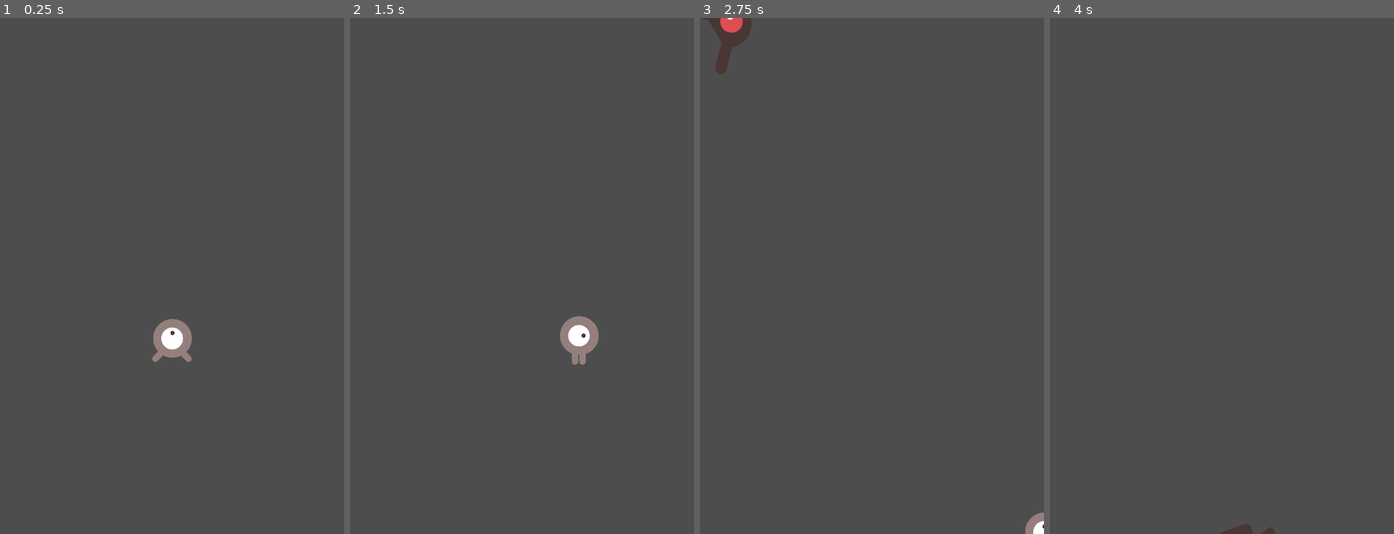
Above: before the commit, frames 1-4 (left to right).
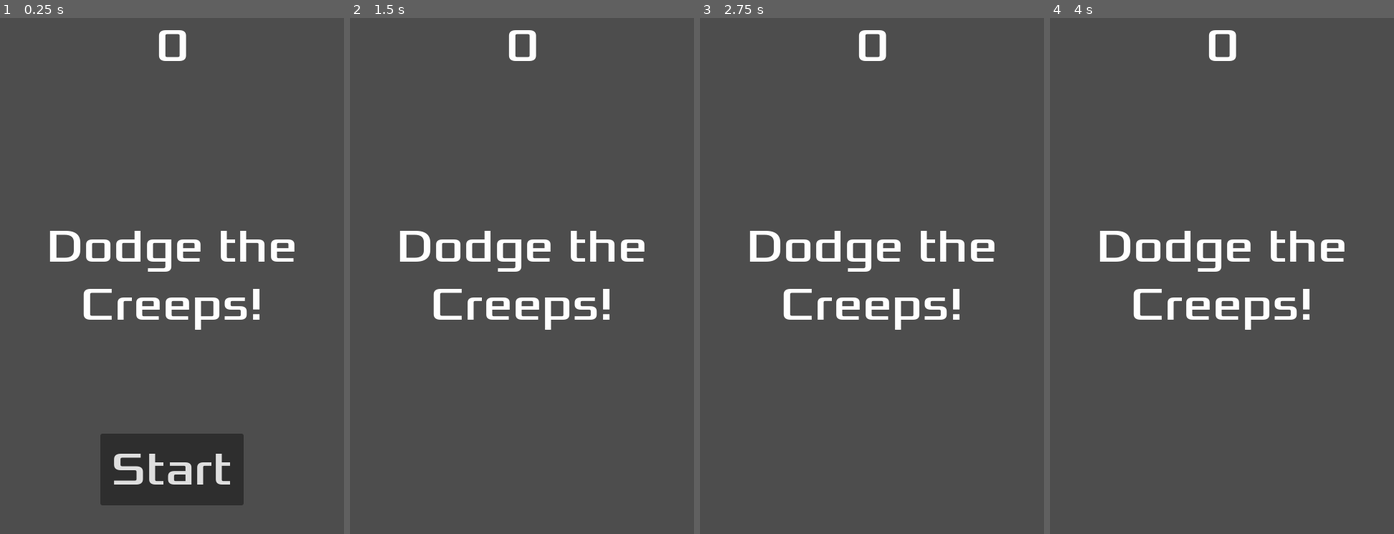
Above: after the commit, the same moments.

Repository: chaggle/study-first-2d
Game: Godot game, scene res://main.tscn
Same seed, same stepped clock (60 frames per second), same inputs: the game is played once before the commit and once after it.
Inputs (mouse positions are in pixels of both pictures, inside the frame that each line leads up to):
- Up to frame 1 (0.25 s): no input
- Up to frame 2 (1.5 s): click (522, 472) at 0.5 s, where only the run after the commit has a clickable "Start"; tap Enter at 1.25 s; hold Right (move_right) from 1.28 s (still down)
- Up to frame 3 (2.75 s): release Right (move_right) at 2.03 s; hold Down (move_down) from 2.03 s (still down)
- Up to frame 4 (4 s): release Down (move_down) at 2.78 s; hold Right (move_right) 2.78-3.53 s; hold Up (move_up) from 3.53 s (still down)

The runs differ from the first frame. In frame 1, 9.7% of the frame differs, in the area x 14-86%, y 2-95%; in frame 2, 4.0%; in frame 3, 4.1%; in frame 4, 3.4%.

Commit message:
feat: add hud ui control and connect to main

Diff:
--- /dev/null
+++ b/hud.gd
@@ -0,0 +1,42 @@
+extends CanvasLayer
+
+signal start_game
+
+func show_message(text):
+	$Message.text = text
+	$Message.show()
+	$MessageTimer.start()
+
+func game_over():
+	show_message("Game Over")
+	# Wait until the MessageTimer has counted down
+	await $MessageTimer.timeout
+
+	$Message.text = "Dodge the Creeps"
+	$Message.show()
+
+	# Make one-shot timer and wait for it to finish
+	await get_tree().create_timer(1.0).timeout
+
+	$StartButton.show()
+
+func update_score(score):
+	$ScoreLabel.text = str(score)
+
+# Called when the node enters the scene tree for the first time.
+func _ready() -> void:
+	pass # Replace with function body.
+
+
+# Called every frame. 'delta' is the elapsed time since the previous frame.
+func _process(delta: float) -> void:
+	pass
+
+
+func _on_start_button_pressed() -> void:
+	$StartButton.hide()
+	start_game.emit()
+
+
+func _on_message_timer_timeout() -> void:
+	$Message.hide()
--- /dev/null
+++ b/hud.tscn
@@ -0,0 +1,63 @@
+[gd_scene format=3 uid="uid://o0ktua52aldh"]
+
+[ext_resource type="FontFile" uid="uid://b6gdll3ahl3ja" path="res://fonts/Xolonium-Regular.ttf" id="1_37p78"]
+[ext_resource type="Script" uid="uid://bb8wfe81sv83j" path="res://hud.gd" id="1_64ctp"]
+
+[node name="HUD" type="CanvasLayer" unique_id=1075355812]
+script = ExtResource("1_64ctp")
+
+[node name="ScoreLabel" type="Label" parent="." unique_id=1246711415]
+anchors_preset = 5
+anchor_left = 0.5
+anchor_right = 0.5
+offset_left = -45.5
+offset_right = 45.5
+offset_bottom = 78.0
+grow_horizontal = 2
+theme_override_fonts/font = ExtResource("1_37p78")
+theme_override_font_sizes/font_size = 64
+text = "0"
+horizontal_alignment = 1
+vertical_alignment = 1
+
+[node name="Message" type="Label" parent="." unique_id=843360241]
+anchors_preset = 8
+anchor_left = 0.5
+anchor_top = 0.5
+anchor_right = 0.5
+anchor_bottom = 0.5
+offset_left = -240.0
+offset_top = -120.0
+offset_right = 240.0
+offset_bottom = 120.0
+grow_horizontal = 2
+grow_vertical = 2
+theme_override_fonts/font = ExtResource("1_37p78")
+theme_override_font_sizes/font_size = 64
+text = "Dodge the Creeps!"
+horizontal_alignment = 1
+vertical_alignment = 1
+autowrap_mode = 2
+
+[node name="StartButton" type="Button" parent="." unique_id=800844410]
+anchors_preset = 7
+anchor_left = 0.5
+anchor_top = 1.0
+anchor_right = 0.5
+anchor_bottom = 1.0
+offset_left = -100.0
+offset_top = -140.0
+offset_right = 100.0
+offset_bottom = -40.0
+grow_horizontal = 2
+grow_vertical = 0
+theme_override_fonts/font = ExtResource("1_37p78")
+theme_override_font_sizes/font_size = 64
+text = "Start"
+
+[node name="MessageTimer" type="Timer" parent="." unique_id=1127700427]
+wait_time = 2.0
+one_shot = true
+
+[connection signal="pressed" from="StartButton" to="." method="_on_start_button_pressed"]
+[connection signal="timeout" from="MessageTimer" to="." method="_on_message_timer_timeout"]
--- a/main.gd
+++ b/main.gd
@@ -5,7 +5,7 @@
 
 # Called when the node enters the scene tree for the first time.
 func _ready() -> void:
-	new_game()
+	pass
 
 
 # Called every frame. 'delta' is the elapsed time since the previous frame.
--- a/main.tscn
+++ b/main.tscn
@@ -3,6 +3,7 @@
 [ext_resource type="Script" uid="uid://camd5n2qddsqf" path="res://main.gd" id="1_0xm2m"]
 [ext_resource type="PackedScene" uid="uid://bsosns1074iky" path="res://player.tscn" id="1_ig7tw"]
 [ext_resource type="PackedScene" uid="uid://bq5073nyp5k1v" path="res://mod.tscn" id="2_h2yge"]
+[ext_resource type="PackedScene" uid="uid://o0ktua52aldh" path="res://hud.tscn" id="4_1bvp3"]
 
 [sub_resource type="Curve2D" id="Curve2D_ig7tw"]
 _data = {
@@ -35,6 +36,8 @@
 position = Vector2(1, 1)
 rotation = -0.0041928473
 
+[node name="HUD" parent="." unique_id=1075355812 instance=ExtResource("4_1bvp3")]
+
 [connection signal="hit" from="Player" to="." method="game_over"]
 [connection signal="timeout" from="Player/MobTimer" to="." method="_on_mob_timer_timeout"]
 [connection signal="timeout" from="Player/ScoreTimer" to="." method="_on_score_timer_timeout"]
Not shown, added: hud.gd.uid
